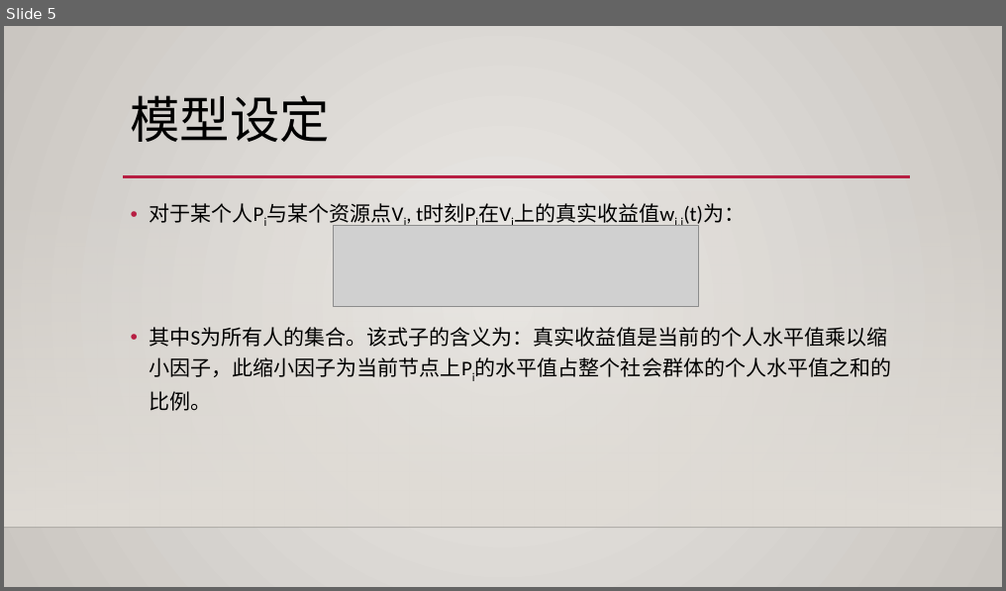
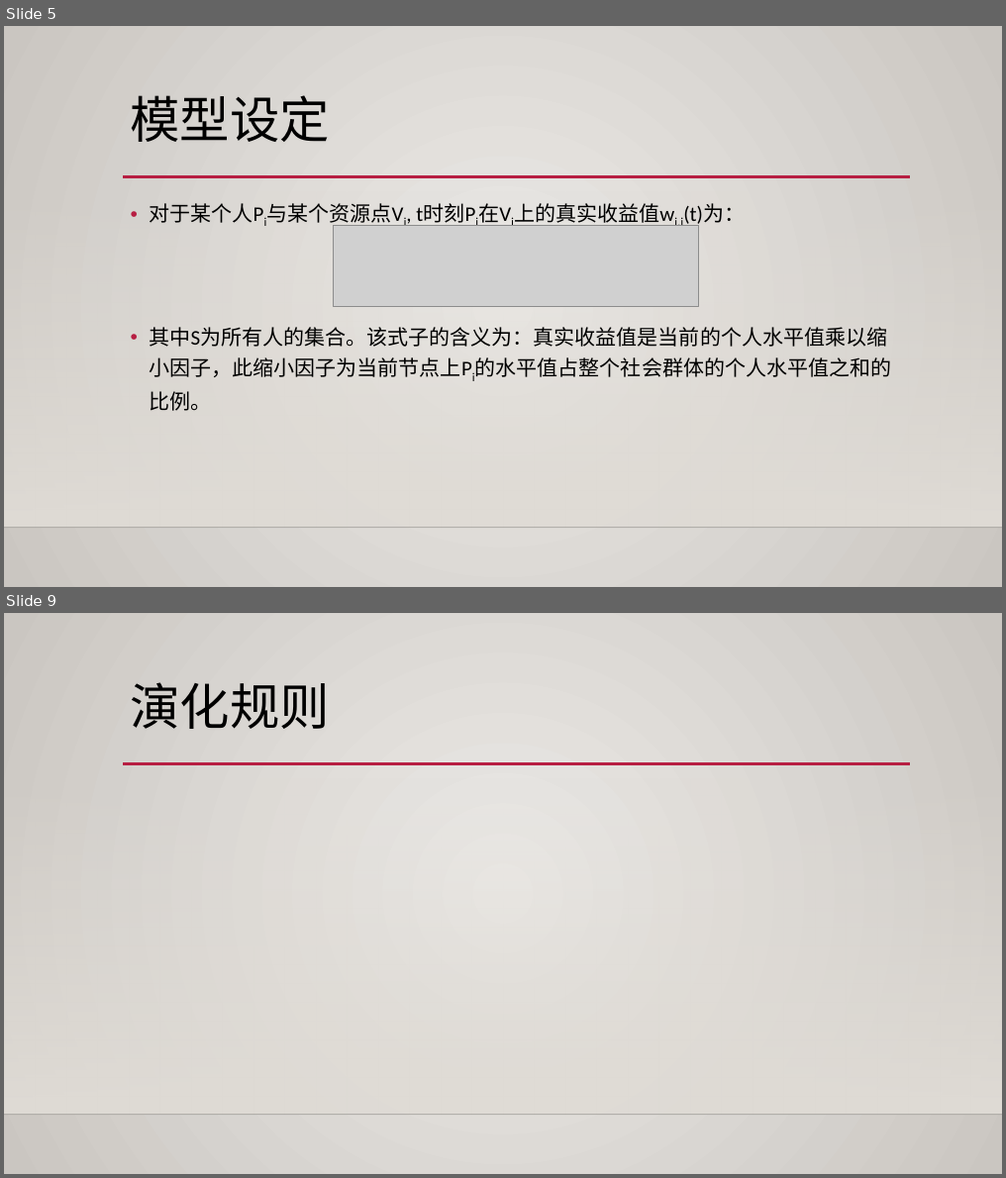
Before and after one commit to phoenixrain-pku/SocialComputing, a slide deck: 内卷问题建模与分析.pptx. Shown one above the other, each under a label of ours: slide 5 before the commit, slides 5 and 9 after it; the slides between them are not shown. The pictures are 1006x591 and 1006x1178 pixels, drawn with LibreOffice and Linux fonts; fonts in the diff are those of the drawing; grey boxes stand for pictures; background and template pictures are left out. Boxes give left, top, right and bottom in pixels: in the first picture for what was removed or moved away, otherwise in the second. Text is boxed around its words. In the diff, an @@ line names an element or a change of style, - is before the commit and + after.

```diff
--- a/内卷问题建模与分析.pptx
+++ b/内卷问题建模与分析.pptx
@@ slide 9 added at (x1=4, y1=613, x2=1002, y2=1174), background gradient #ECEAE7 to #CAC7C1; not listed: 3 template elements that a slide beside it also shows @@
@@ title added at (x1=131, y1=682, x2=331, y2=729), 48 pt, text #000000 @@
+演化规则
```
Also in this commit, not shown: 2 slides changed, 6 other slides added, 1 slide removed, 1 other file.
